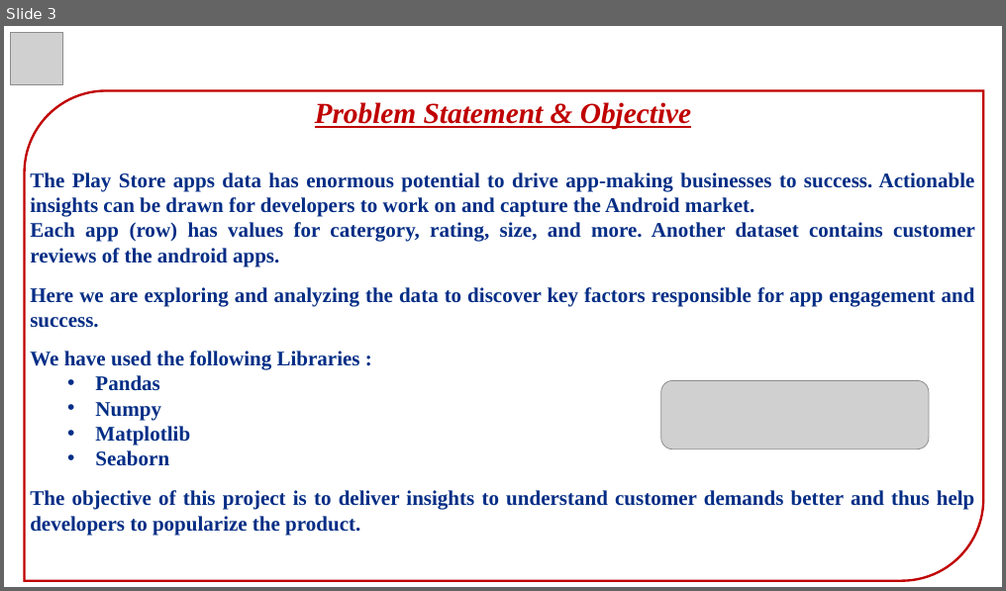
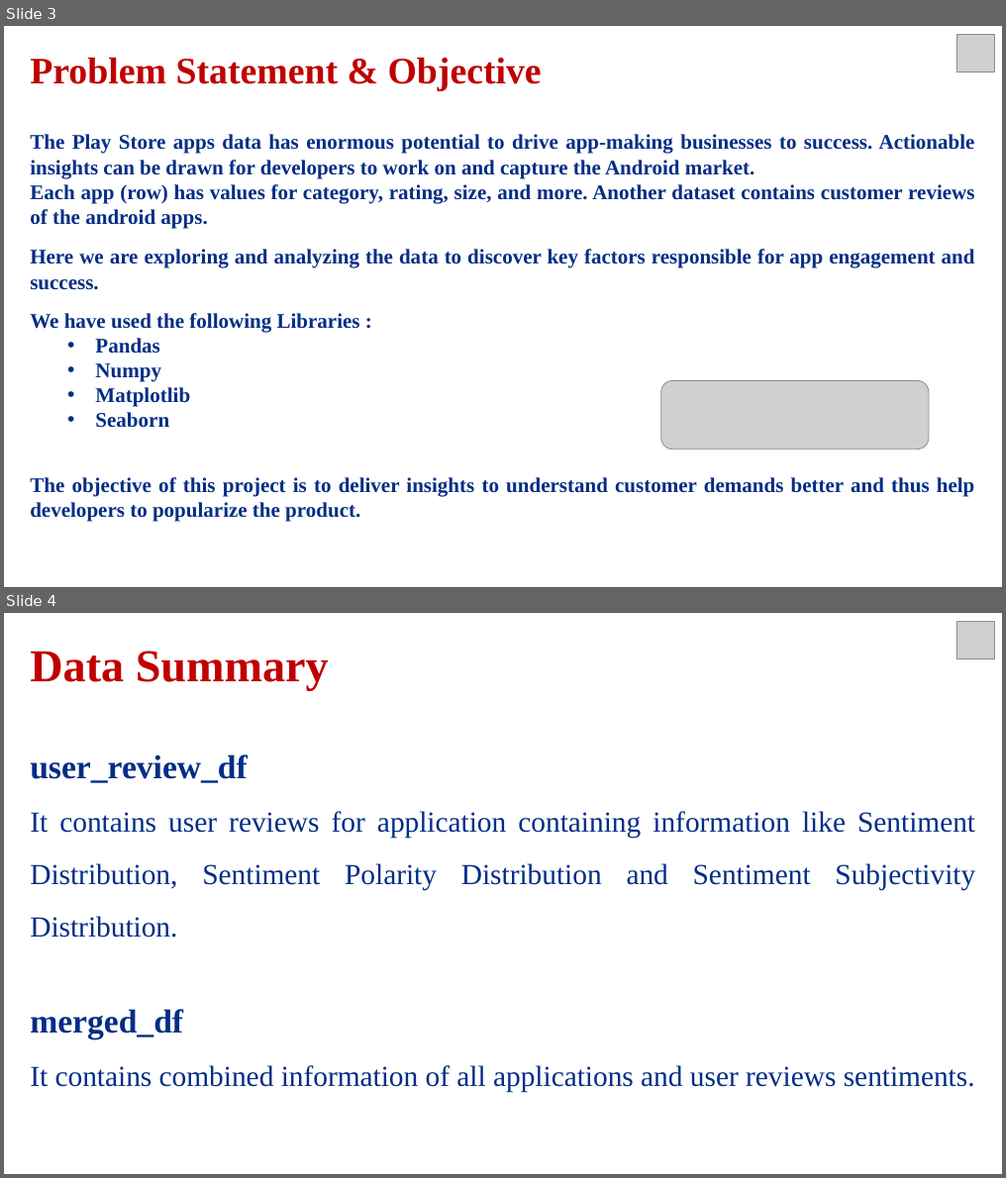
Before and after one commit to vivek16pawar/EDA-CAPSTONE, a slide deck: EDA_Presentation.pptx. Shown one above the other, each under a label of ours: slide 3 before the commit, slides 3 and 4 after it. The pictures are 1006x591 and 1006x1178 pixels, drawn with LibreOffice and Linux fonts; fonts in the diff are those of the drawing; grey boxes stand for pictures. Boxes give left, top, right and bottom in pixels: in the first picture for what was removed or moved away, otherwise in the second. Text is boxed around its words. In the diff, an @@ line names an element or a change of style, - is before the commit and + after.

Commit message:
Add files via upload
Presentation is successfully prepared.

```diff
--- a/EDA_Presentation.pptx
+++ b/EDA_Presentation.pptx
@@ slide 4 added at (4, 613, 1002, 1174), background #FFFFFF @@
@@ picture added at (957, 621, 995, 660) @@
@@ text added at (30, 651, 975, 1092), 28 pt, text gradient #012D86 to #0E2557 @@
+Data Summary
+user_review_df
+It contains user reviews for application containing information like Sentiment Distribution, Sentiment Polarity Distribution and Sentiment Subjectivity Distribution.
+merged_df
+It contains combined information of all applications and user reviews sentiments.
@@ slide 3 changed as well @@
@@ picture removed at (11, 32, 63, 84) @@
@@ text "Problem Statement & Objective": place and size @@
-text "Problem Statement & Objective" at (30, 102, 975, 535)
+text "Problem Statement & Objective" at (30, 57, 975, 522)
@@ picture added at (957, 34, 995, 73) @@
@@ text at (30, 57, 542, 91): size 28 to 36 pt, italic off, underline off in "Problem Statement & Objective"; alignment centre to left @@
@@ round diag rect removed at (24, 91, 983, 581) @@
@@ text at (30, 184, 974, 229): text changed @@
-Each app (row) has values for catergory, rating, size, and more. Another dataset contains customer reviews of the android apps.
+Each app (row) has values for category, rating, size, and more. Another dataset contains customer reviews of the android apps.
```
Also in this commit, not shown: 8 other slides changed, 12 other slides added, 19 slides removed.
